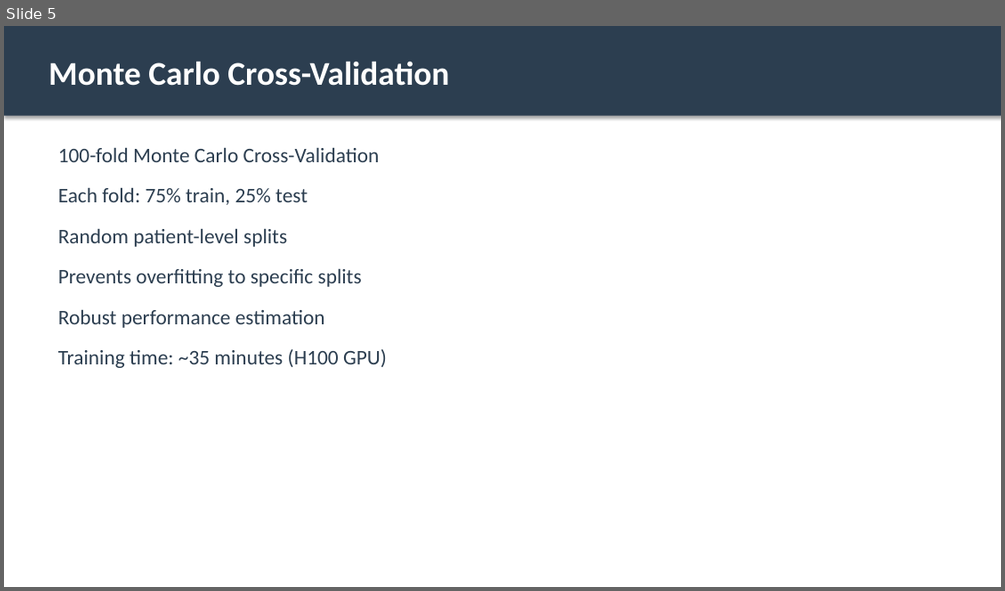
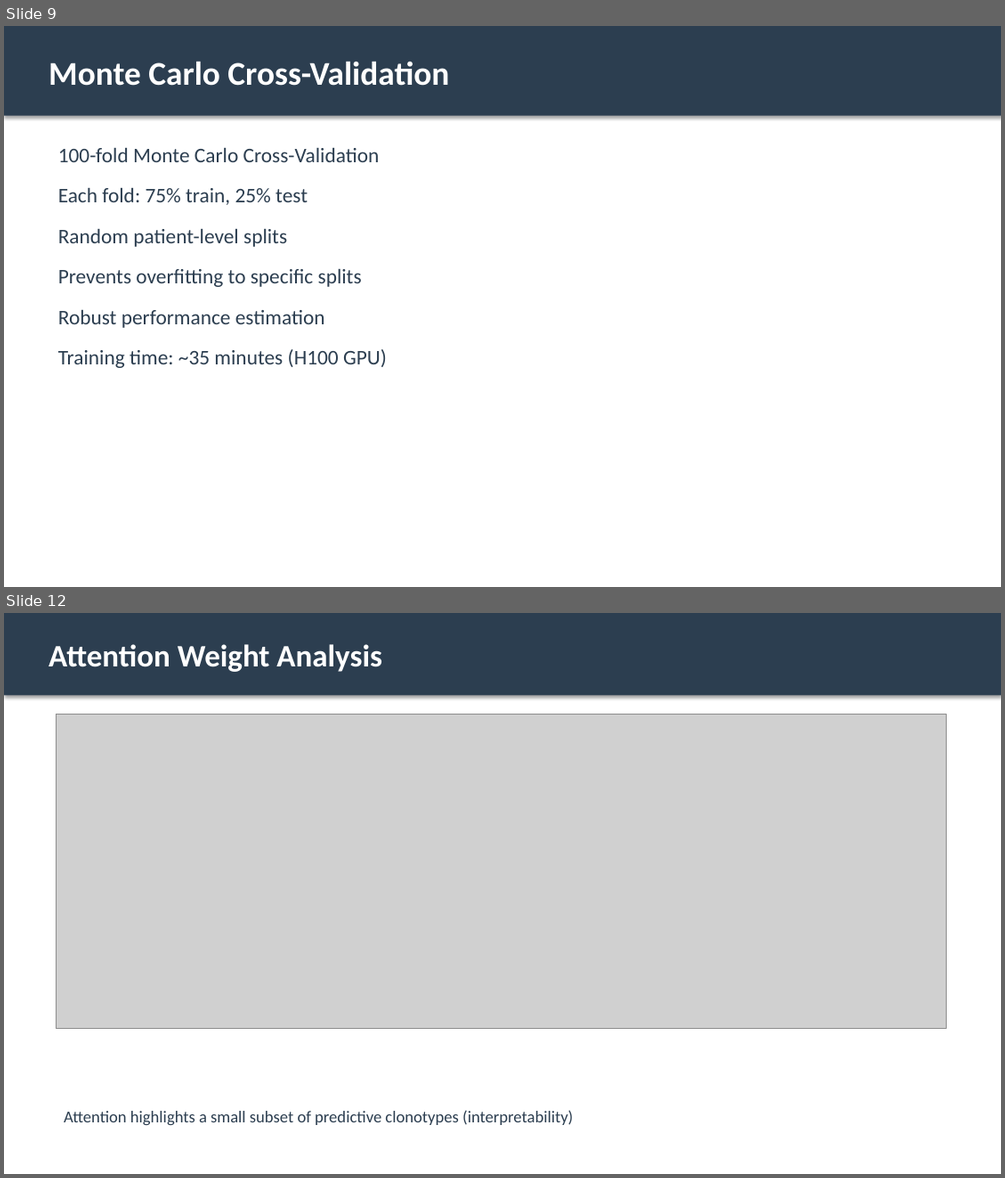
Before and after one commit to MateenahJAHAN/Final_Deliverable_DeepTCRResearch_Mateenah_Jahan_CSIR, a slide deck: results/DeepTCR_Results_Presentation.pptx. Shown one above the other, each under a label of ours: slide 5 before the commit, slides 9 and 12 after it; the slides between them are not shown. The pictures are 1005x591 and 1005x1178 pixels, drawn with LibreOffice and Linux fonts; fonts in the diff are those of the drawing; grey boxes stand for pictures. Boxes give left, top, right and bottom in pixels: in the first picture for what was removed or moved away, otherwise in the second. Text is boxed around its words. In the diff, an @@ line names an element or a change of style, - is before the commit and + after.

```diff
--- a/results/DeepTCR_Results_Presentation.pptx
+++ b/results/DeepTCR_Results_Presentation.pptx
@@ slide 12 added at (4,613,1001,1174), background #FFFFFF @@
@@ rectangle added at (4,613,1001,695), fill #2C3E50 @@
@@ text added at (48,644,382,672), 30 pt, text #FFFFFF, bold @@
+Attention Weight Analysis
@@ picture added at (57,714,947,1028) @@
@@ text added at (64,1110,573,1125), 16 pt, text #2C3E50 @@
+Attention highlights a small subset of predictive clonotypes (interpretability)
@@ what was slide 5 is now slide 9 @@
```
Also in this commit, not shown: 5 slides changed, 13 other slides added, 8 slides removed, 2 other files.
